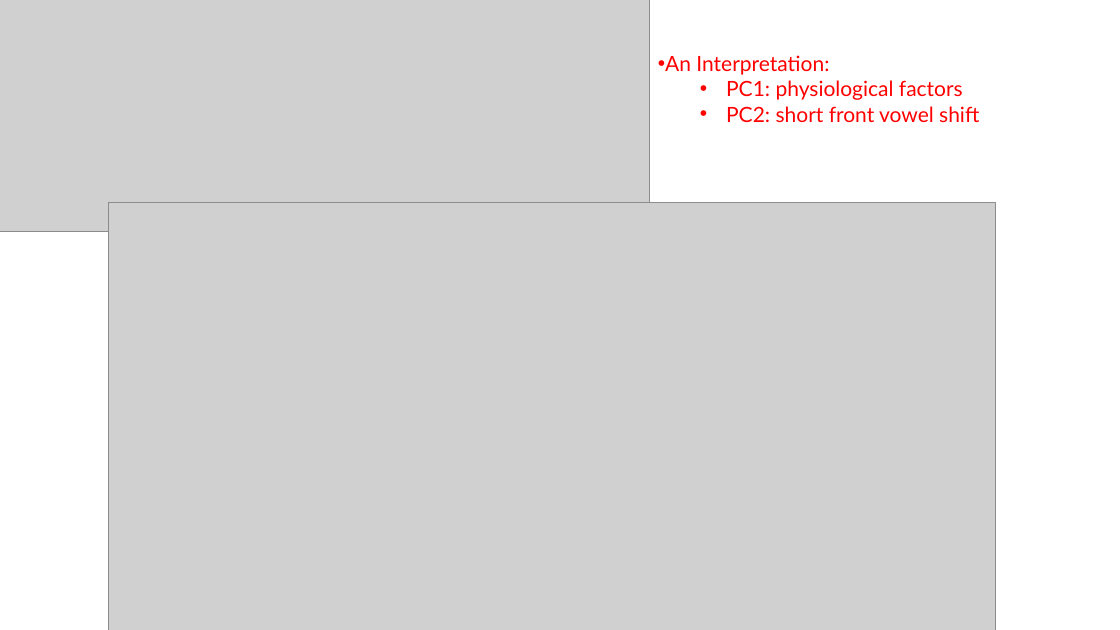
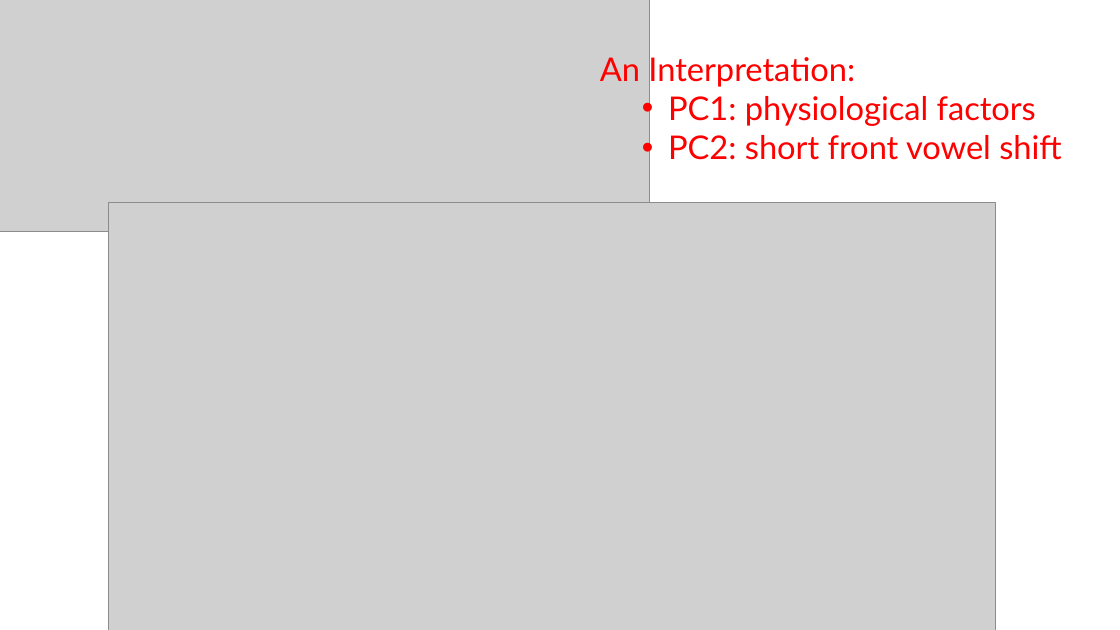
Before and after one commit to jenniferhay/jenniferhay.github.io, a slide deck: slide 6 of pcapresentation.pptx (slide 5 before the commit). Drawn at 1120x630 pixels with LibreOffice and Linux fonts; fonts in the diff are those of the drawing; grey boxes stand for pictures. Boxes give left, top, right and bottom in pixels: in the first picture for what was removed or moved away, otherwise in the second. Text is boxed around its words. In the diff, an @@ line names an element or a change of style, - is before the commit and + after.

```diff
--- a/pcapresentation.pptx
+++ b/pcapresentation.pptx
@@ text "An Interpretation:" moved from (x1=665, y1=55, x2=979, y2=122) to (x1=600, y1=52, x2=1062, y2=160) @@
@@ text "An Interpretation:" at (x1=600, y1=52, x2=1062, y2=160): size 18 to 28 pt; bullet • to none @@
```
Also in this commit, not shown: 10 other slides changed, 1 slide added, 1 slide removed, 3 other files.
